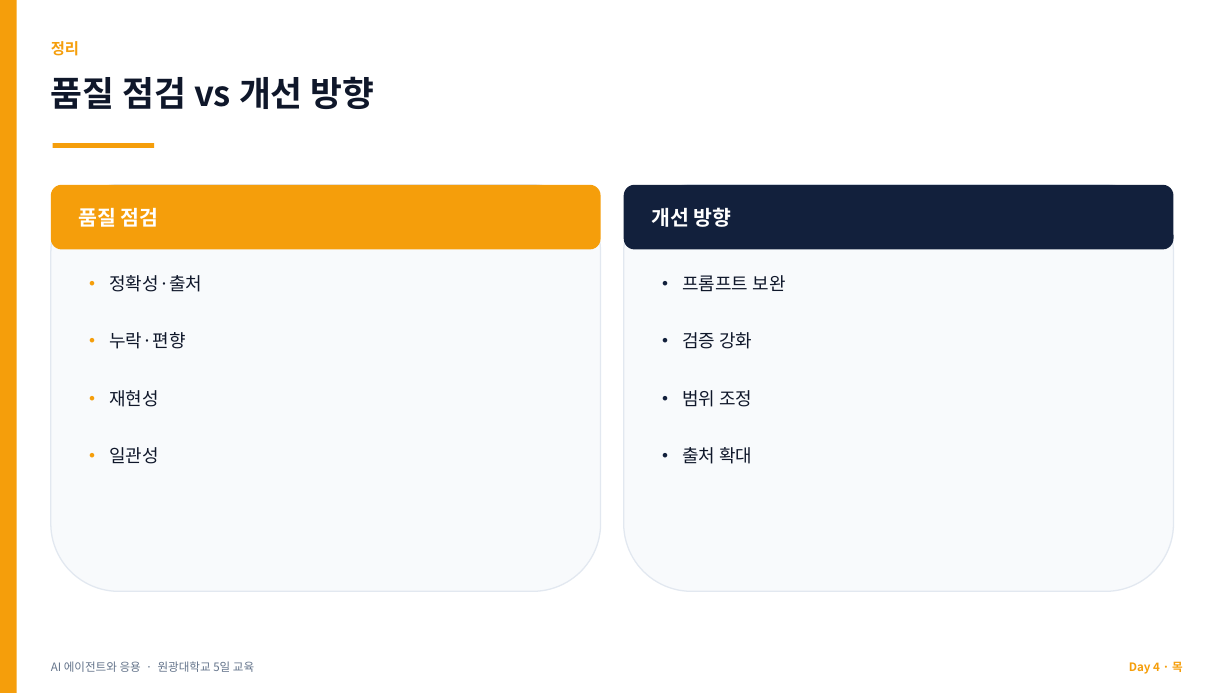
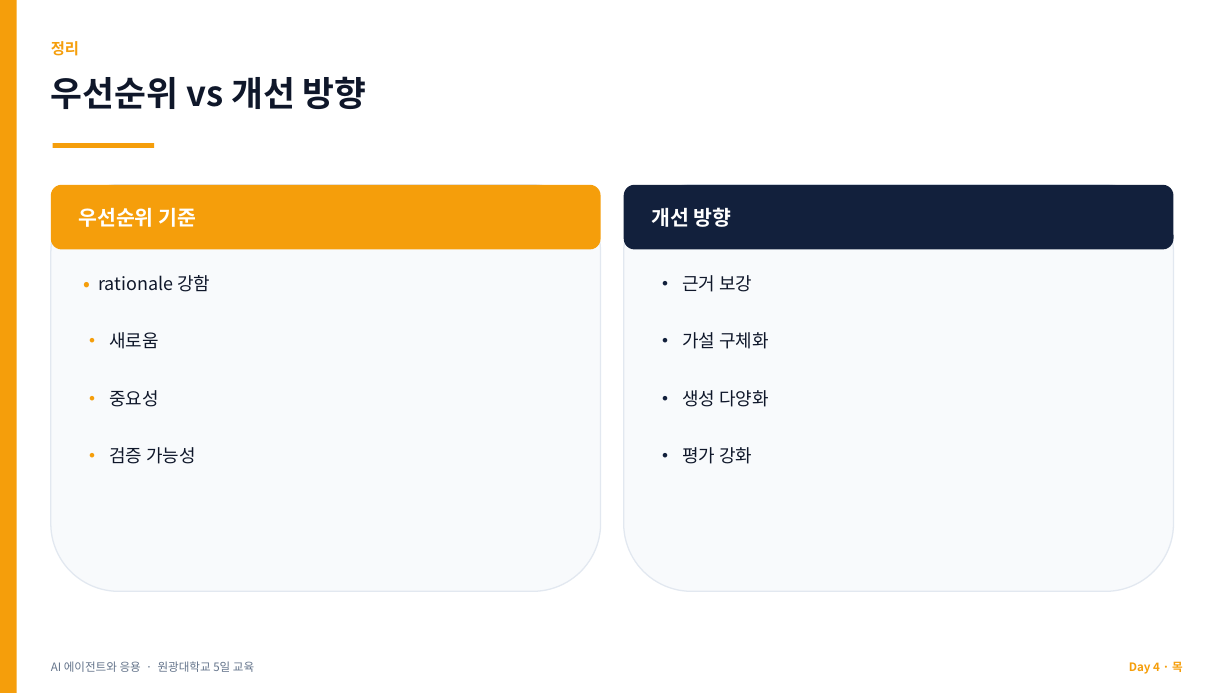
Before and after one commit to jyshin-22/wku-ai-agent-program, a slide deck: slide 21 of slides/day4.pptx. Drawn at 1232x693 pixels with LibreOffice and Linux fonts; fonts in the diff are those of the drawing. Boxes give left, top, right and bottom in pixels: in the first picture for what was removed or moved away, otherwise in the second. Text is boxed around its words. In the diff, an @@ line names an element or a change of style, - is before the commit and + after.

```diff
--- a/slides/day4.pptx
+++ b/slides/day4.pptx
@@ text at bbox=[51, 76, 367, 109]: text changed @@
-품질 점검 vs 개선 방향
+우선순위 vs 개선 방향
@@ text at bbox=[79, 207, 196, 227]: text changed @@
-품질 점검
+우선순위 기준
@@ text at bbox=[98, 275, 210, 292]: text changed @@
-• 정확성·출처
+• rationale 강함
@@ text at bbox=[682, 275, 752, 292]: text changed @@
-• 프롬프트 보완
+• 근거 보강
@@ text at bbox=[109, 332, 159, 349]: text changed @@
-• 누락·편향
+• 새로움
@@ text at bbox=[682, 332, 769, 349]: text changed @@
-• 검증 강화
+• 가설 구체화
@@ text at bbox=[109, 390, 159, 407]: text changed @@
-• 재현성
+• 중요성
@@ text at bbox=[682, 390, 769, 407]: text changed @@
-• 범위 조정
+• 생성 다양화
@@ text at bbox=[109, 447, 196, 464]: text changed @@
-• 일관성
+• 검증 가능성
@@ text at bbox=[682, 447, 752, 464]: text changed @@
-• 출처 확대
+• 평가 강화
```
Also in this commit, not shown: 21 other slides changed, 18 other files.
